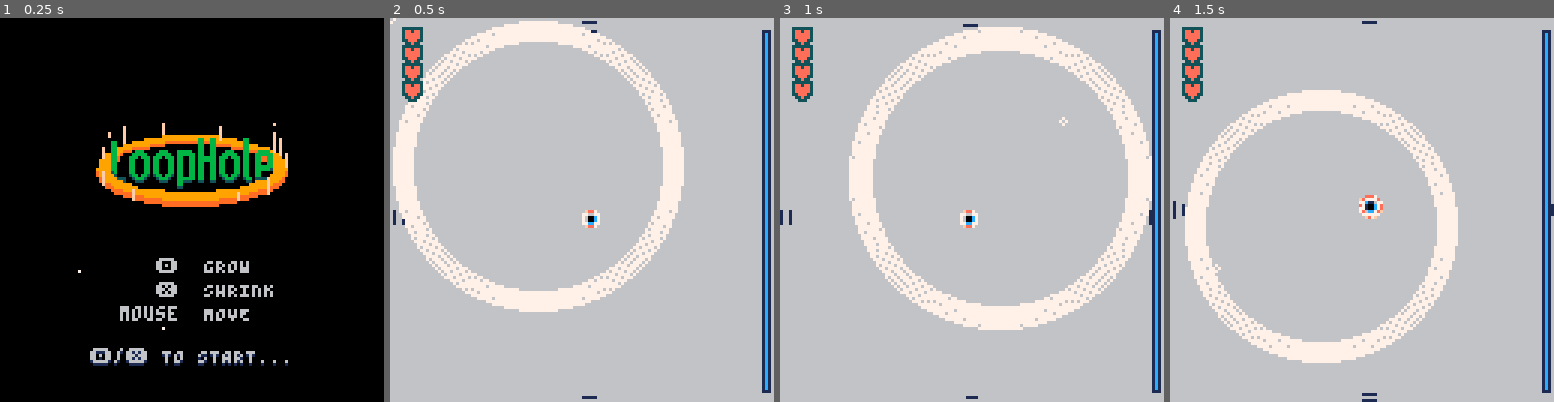
Above: before the commit, frames 1-4 (left to right).
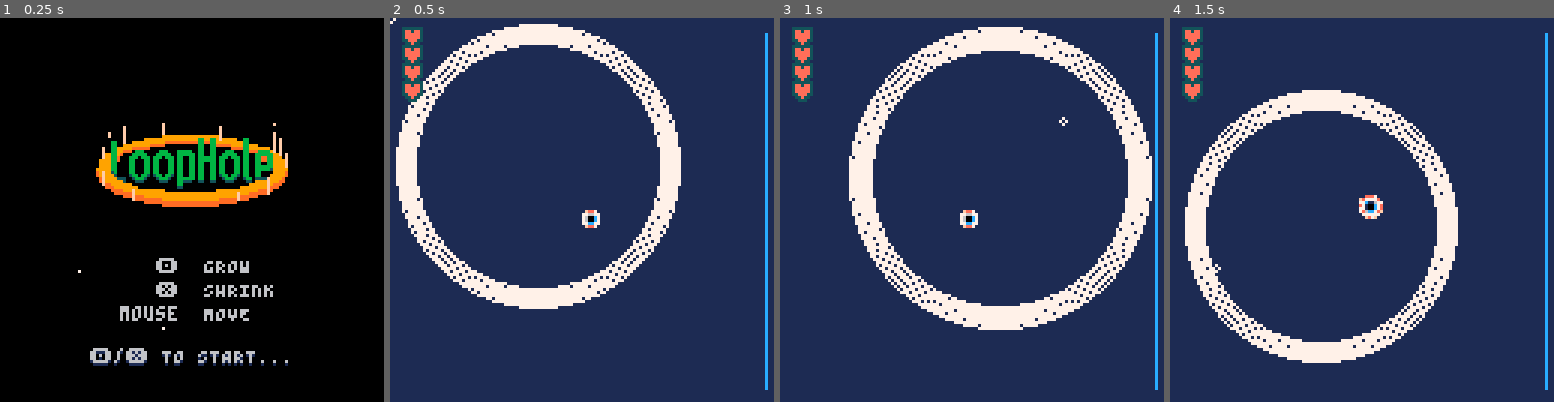
Above: after the commit, the same moments.

Repository: Alfie-Edwards/LoopHole
Game: PICO-8 cartridge loop.p8
Two runs of this game, one before a commit and one after it. Both use one fixed random seed, a clock stepped at 60 frames per second and the inputs below.
Inputs (mouse positions are in pixels of both pictures, inside the frame that each line leads up to):
- Up to frame 1 (0.25 s): no input
- Up to frame 2 (0.5 s): tap X (X key) at 0.33 s
- Up to frame 3 (1 s): click (1060, 121) at 0.67 s; tap O (Z key) at 0.7 s
- Up to frame 4 (1.5 s): tap X (X key) at 1.07 s; click (1216, 267) at 1.22 s

Frame 1 is identical in both runs. In frame 2, 87% of the frame differs, in the area x 0-100%, y 0-100%; in frame 3, 84%; in frame 4, 86%.

Commit message:
More space improvements

Diff:
--- a/loop.p8
+++ b/loop.p8
@@ -53,7 +53,7 @@
 loop_nudge_amount = 0.5
 
 loop_max_health = 4
-loop_resize_rate = 2.5
+loop_resize_rate = 2.8
 
 paralax_amount = 0.1
 zoom_amount = 0.3
@@ -725,7 +725,7 @@
 	bacteria = {"bacteria", "bacteria2", "bacteria3"},
 	cell = {"cell", "cell2", "cell3"},
 	virus = {"virus", "virus2", "virus3", "virus4", "virus5", "virus6", "virus7"},
-	-- star = {"star", "star2", "star3"},
+	star = {"star", "star2", "star3"},
 	cloud = {"cloud", "cloud2"},
 	meteor = {"meteor", "meteor2"},
 	nebula = {"nebula", "nebula2"},
@@ -761,8 +761,8 @@
 	atom4 = {32, 32},
 	meteor = {48, 32, 32, 32},
 	nebula = {80, 32},
-	-- star = {96, 32},
-	-- star2 = {112, 32},
+	star = {96, 32},
+	star2 = {112, 32},
 	cloud = {0, 48},
 	cloud2 = {16, 48},
 	meteor2 = {32, 48},
@@ -773,7 +773,7 @@
 	planet2 = {16, 64},
 	planet3 = {32, 64},
 	earth = {48, 64},
-	-- star3 = {64, 64},
+	star3 = {64, 64},
 	ringplanet = {80, 64},
 	ringplanet2 = {96, 64, 32, 32},
 	plastic = {0, 80},
--- a/timeline.lua
+++ b/timeline.lua
@@ -443,7 +443,7 @@
 	-- * draw_background = function(this, progress, next_bg_col)
 	-- * update = function(this, progress)  (should return any new curios to handle)
 	-- * end_scene = function(this)
-	_make_sprite_zoom_scene(6, sprite_index.eye2, 32, z_start),
+	_make_sprite_zoom_scene(1, sprite_index.eye2, 32, z_start),
 	_make_curio_spawner_scene(0,
 		{
 			{
@@ -863,6 +863,30 @@
 			progress = 0,
 			curios = sprite_curio{
 				x = 0, y = 1,
+				r = 24, id = "star",
+			},
+		},
+		{
+			progress = 10,
+			curios = sprite_curio{
+				x = -45, y = -30,
+				r = 30, id = "star2",
+			},
+		},
+		{
+			progress = 18,
+			curios = sprite_curio{
+				x = 40, y = -17,
+				r = 33, id = "star3",
+			},
+		},
+	}, _make_dust_spawner(6)),
+	_make_curio_spawner_scene(0,
+	{
+		{
+			progress = 0,
+			curios = sprite_curio{
+				x = 0, y = 1,
 				r = 24, id = "ringplanet",
 			},
 		},
@@ -888,11 +912,18 @@
 			},
 		},
 		{
-			progress = 32,
-			curios = sprite_curio{
-				x = -30, y = 18,
-				r = 100, id = "ringplanet2",
+			progress = 34,
+			curios = sprite_curio{
+				x = -70, y = 50,
+				r = 100, id = "planet",
 				flip_x = false, flip_y = false,
+			},
+		},
+		{
+			progress = 48,
+			curios = sprite_curio{
+				x = 0.5, y = -2.5,
+				r = 240, id = "ringplanet2",
 			},
 		},
 	}, _make_dust_spawner(6)),
